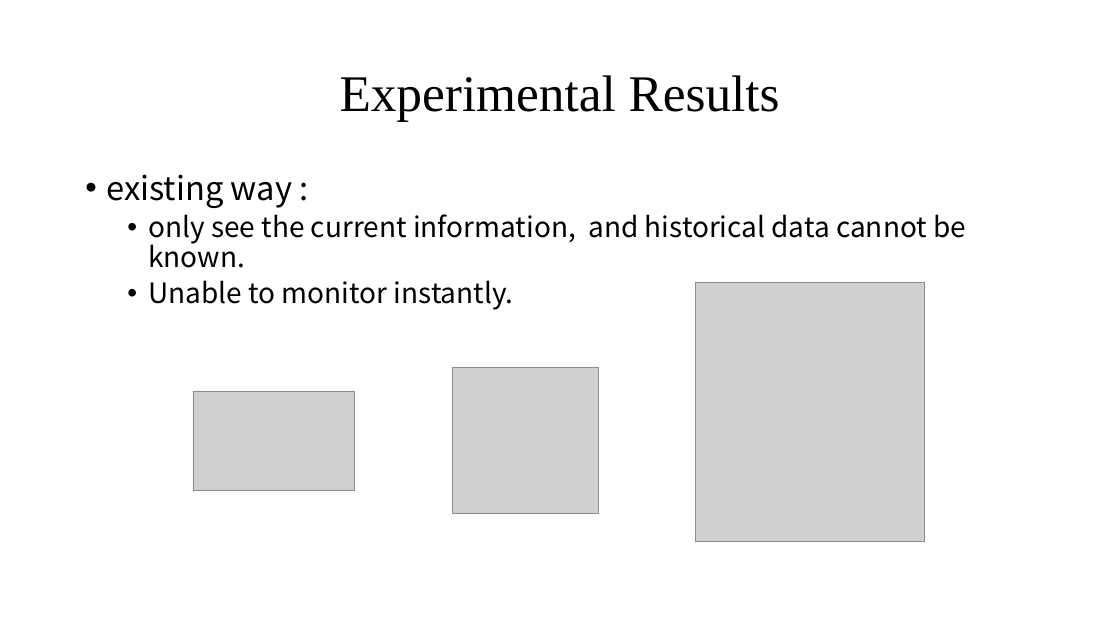
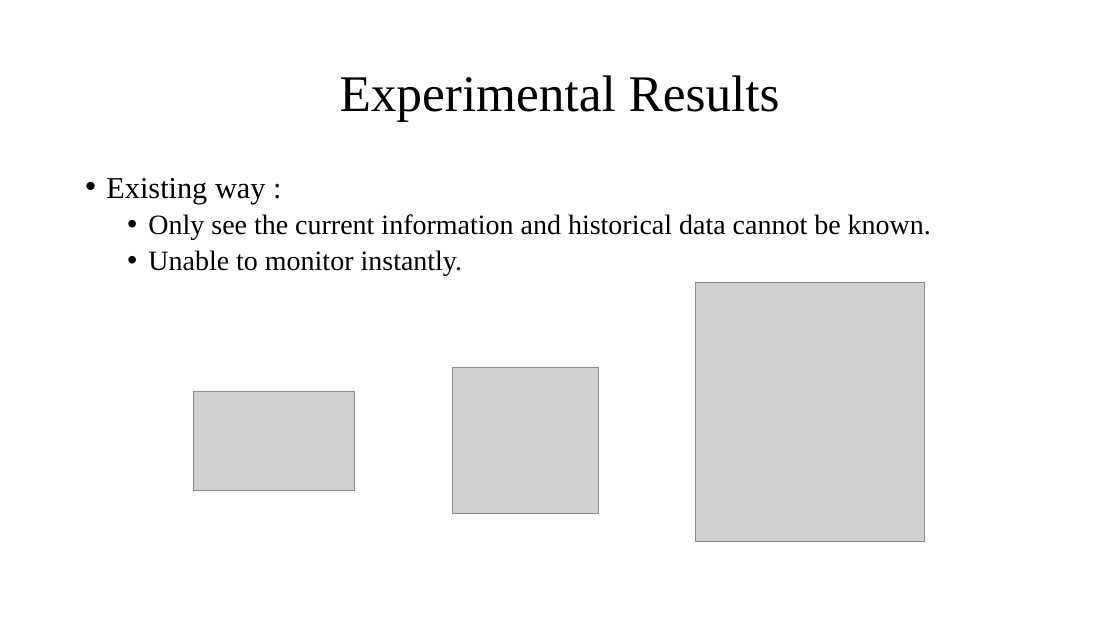
Before and after one commit to hrne/teach_java, a slide deck: slide 8 of 期末報告_英文.pptx. Drawn at 1120x630 pixels with LibreOffice and Linux fonts; fonts in the diff are those of the drawing; grey boxes stand for pictures. Boxes give left, top, right and bottom in pixels: in the first picture for what was removed or moved away, otherwise in the second. Text is boxed around its words. In the diff, an @@ line names an element or a change of style, - is before the commit and + after.

```diff
--- a/期末報告_英文.pptx
+++ b/期末報告_英文.pptx
@@ text at <box>106,178,931,240</box>: text changed; font Noto Sans CJK SC to Times New Roman @@
-• existing way :
-  • only see the current information, and historical data cannot be known.
+• Existing way :
+  • Only see the current information and historical data cannot be known.
@@ text at <box>148,250,463,276</box>: font Noto Sans CJK SC to Times New Roman in "Unable to monitor instantly." @@
```
Also in this commit, not shown: 6 other slides changed.
